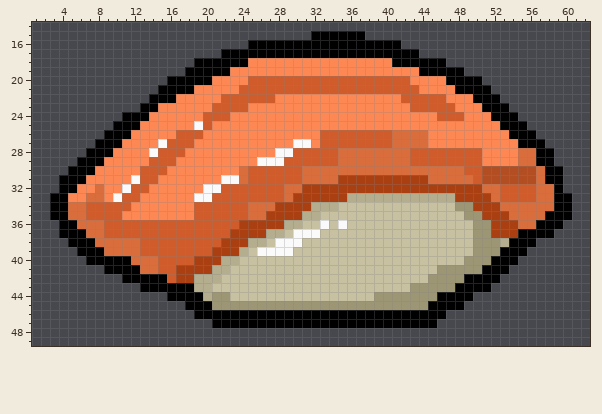
One commit to this pixel-art sprite: Resources/Images/PlainSushi.png. The first picture shows the starting point.
The file is 64x64 pixels. Colours within 5 levels of each other are drawn and written as one. Shown: x 1..62, y 14..49.
Once edited:
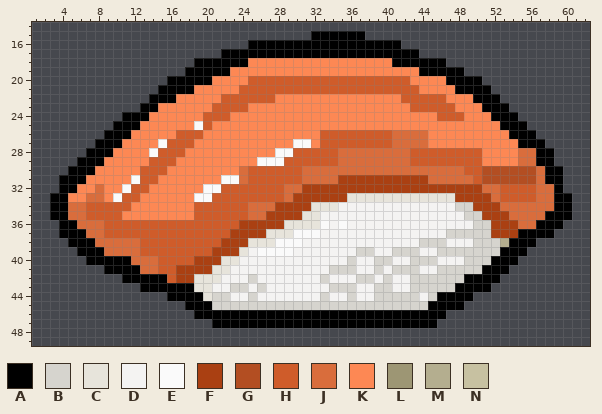
Palette (. is transparent): A #000000  B #d6d4ce  C #e7e4db  D #f4f3f2  E #fafafa  F #aa4012  G #b34e22  H #cf5c2a  J #d96d3c  K #fd8854  L #9d9674  M #b4ae8f  N #c7c1a1
From old to new:
@@ x 17..54 @@
 32 KKKEEHHHHHHHJJFFFFFFFFFFFFFFFFFFFFJJHH
-33 KKEEHHHHHHHHJFFFFFFMMMMMMMMMMMMFFFFJHH
-34 KKHHHHHHJJJFFFFMMMNNNNNNNNNNNNNLLFFFJJ
-35 KKHHHHHHJJFFFFMMNNNNNNNNNNNNNNNNLLFFFJ
-36 HHHHHHHFFFFFMMNNENENNNNNNNNNNNNNNLLFFF
-37 HHHHHHFFFFMMNEEENNNNNNNNNNNNNNNNNLLFFF
-38 HHHHHFFFMMNEEENNNNNNNNNNNNNNNNNNNLLLMA
-39 HHHHFFFMNEEEENNNNNNNNNNNNNNNNNNNNLLLAA
-40 HHFFFMMNNNNNNNNNNNNNNNNNNNNNNNNNLLLAAA
-41 FFFFMMNNNNNNNNNNNNNNNNNNNNNNNLLLLLAAA.
-42 FFMMMNNNNNNNNNNNNNNNNNNNNNNNLLLLAAAA..
-43 AAMMNNNNNNNNNNNNNNNNNNNNNNLLLLLAAAA...
-44 AAAMLLNNNNNNNNNNNNNNNNLLLLLLLAAAA.....
-45 .AAALLLLLLLLLLLLLLLLLLLLLLLLAAAA......
+33 KKEEHHHHHHHHJFFFFFFCCCCCCCCCCCCFFFFJHH
+34 KKHHHHHHJJJFFFFCCCDDDDDDDDDDDDDBBFFFJJ
+35 KKHHHHHHJJFFFFCCDDDDDDDDDDDDDDDDBBFFFJ
+36 HHHHHHHFFFFFCCCCEDEDDDDDDDDDDDDDDBBFFF
+37 HHHHHHFFFFCCCEEEDDDDDDDDDDDDDDBBBBBFFF
+38 HHHHHFFFCCCEEEDDDDDDDDDDDDDBBBDDDBBBMA
+39 HHHHFFFCDEEEEDDDDDDDBBDDBBBDDBBBBBBBAA
+40 HHFFFCCDDDDDDDDDDDDBDDBBDDBBBDDDBBBAAA
+41 FFFFCCDDDDDDDDDDDBBBDDBDBBBDDBBBBBAAA.
+42 FFCCCDDDBDDDDDDDBDDDBBDBDDBBBBBBAAAA..
+43 AACCDDBBDBDDDDDDDBBBDDBBDDBBBBBAAAA...
+44 AAACBBDDBDDDDDDDBDDBDDBBBBBDBAAAA.....
+45 .AAABBBBBBBBBBBBBBBBBBBBBBBBAAAA......
 46 ..AAAAAAAAAAAAAAAAAAAAAAAAAAAA........
Boxes around the changes in both pictures, in picture pixels (x1, y1, x2, y2):
changed: (194, 193, 500, 310)
